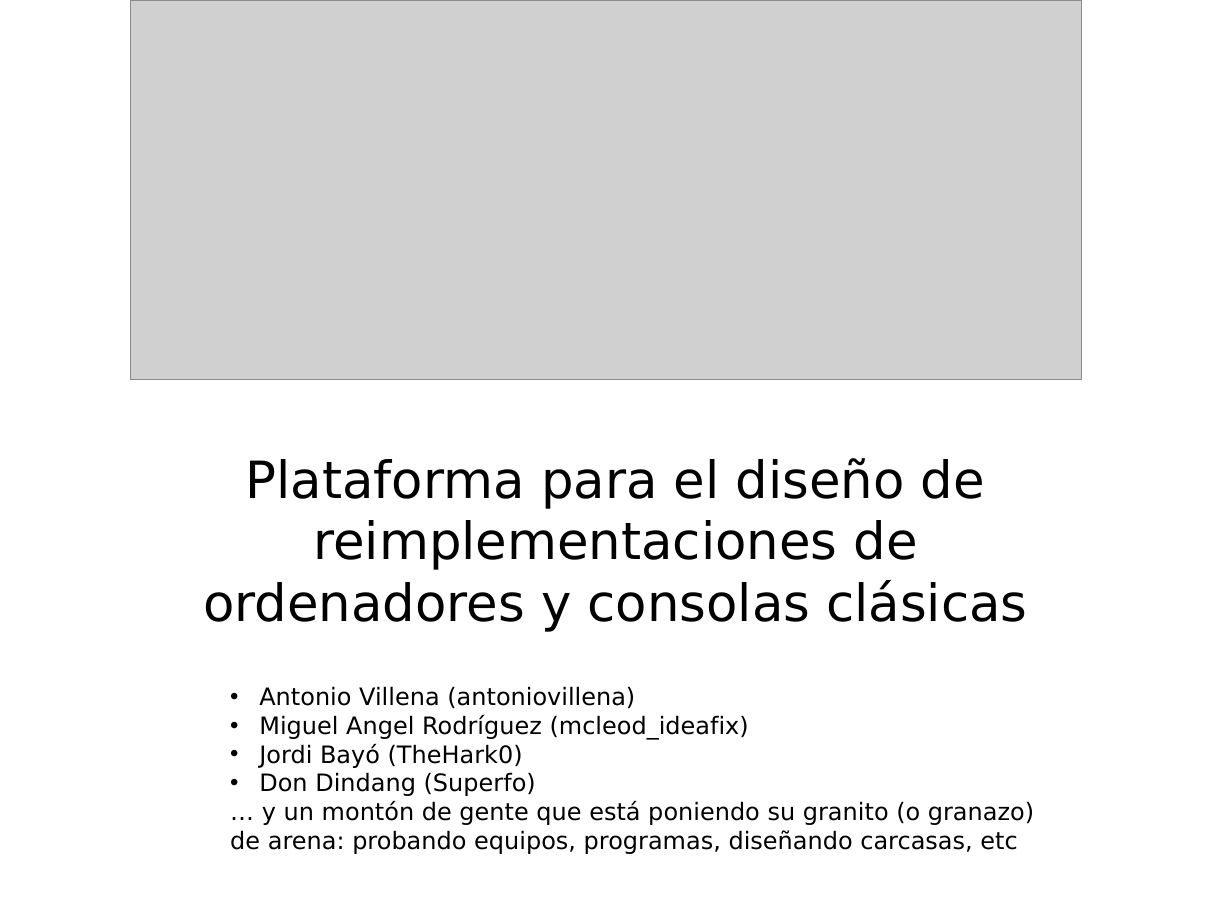
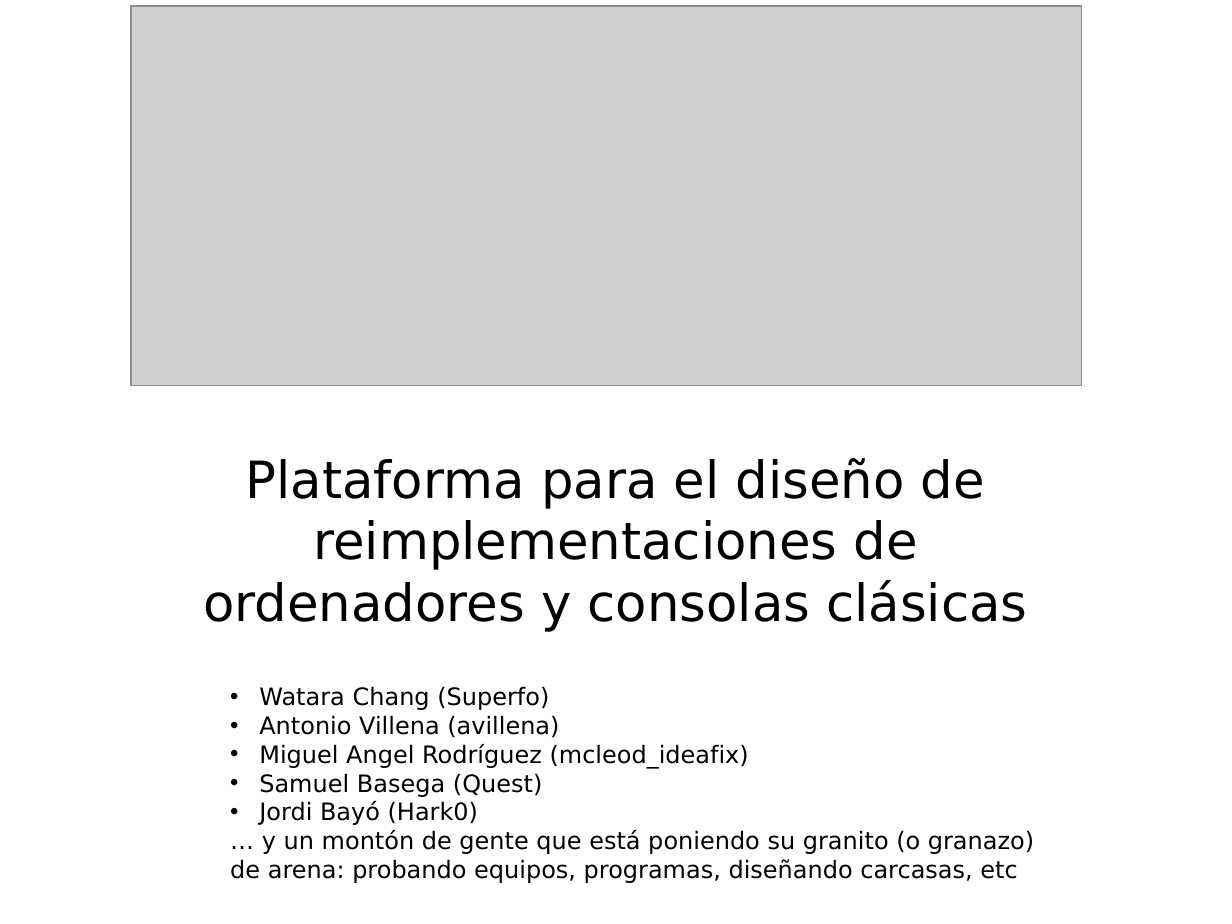
Before and after one commit to sadman/zxuno-mirror, a slide deck: slide 2 of varios/presentacion_zxuno_retrosevilla.ppt (slide 1 before the commit). Drawn at 1232x924 pixels with LibreOffice and Linux fonts; fonts in the diff are those of the drawing; grey boxes stand for pictures; background and template pictures are left out. Boxes give left, top, right and bottom in pixels: in the first picture for what was removed or moved away, otherwise in the second. Text is boxed around its words. In the diff, an @@ line names an element or a change of style, - is before the commit and + after.

```diff
--- a/varios/presentacion_zxuno_retrosevilla.ppt
+++ b/varios/presentacion_zxuno_retrosevilla.ppt
@@ picture moved from (x1=131, y1=0, x2=1082, y2=379) to (x1=131, y1=6, x2=1082, y2=386) @@
@@ text at (x1=259, y1=686, x2=559, y2=738): text changed @@
-• Antonio Villena (antoniovillena)
+• Watara Chang (Superfo)
+• Antonio Villena (avillena)
@@ text at (x1=259, y1=773, x2=542, y2=825): text changed @@
-• Jordi Bayó (TheHark0)
-• Don Dindang (Superfo)
+• Samuel Basega (Quest)
+• Jordi Bayó (Hark0)
```
Also in this commit, not shown: 5 other slides changed, 2 slides added, 1 other file.
